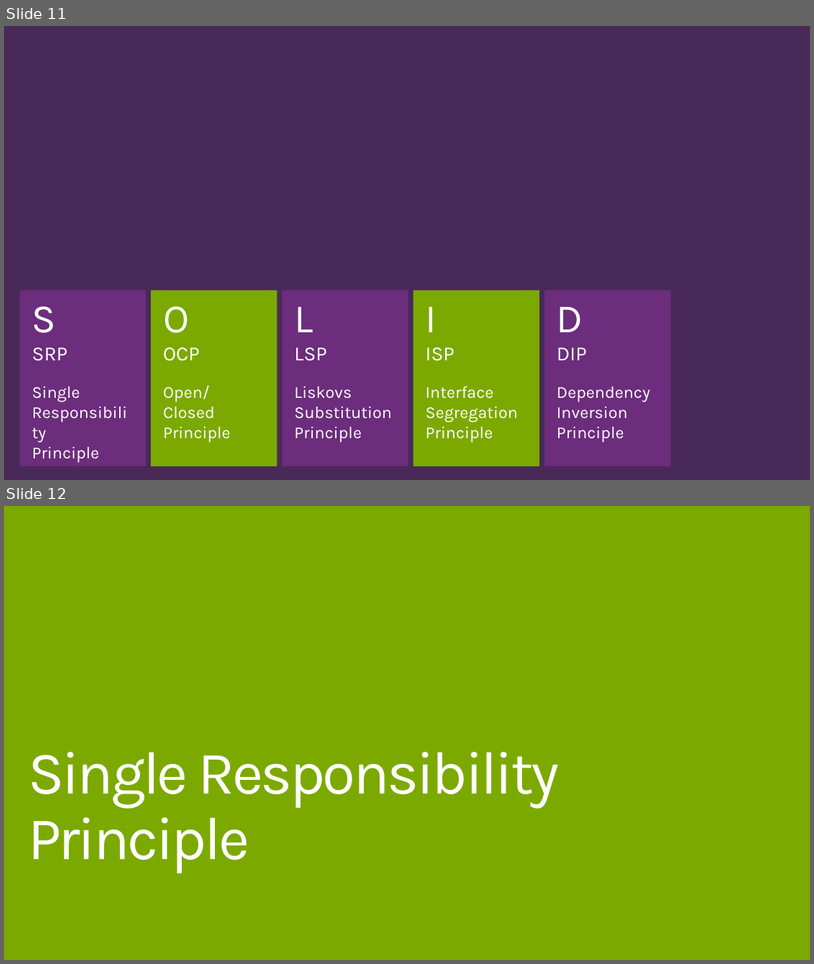
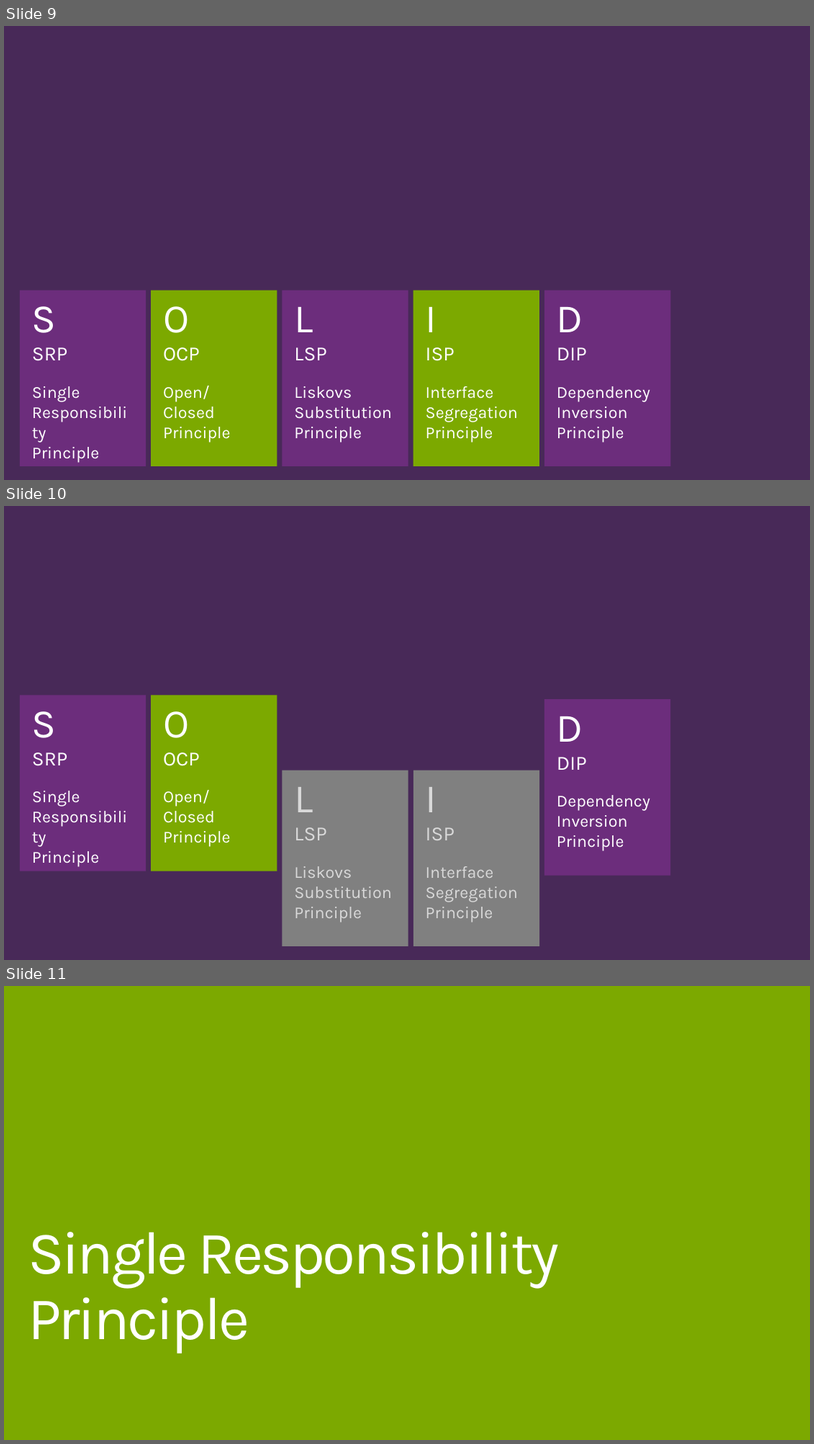
Before and after one commit to Burgyn/SOLID-Principles, a slide deck: SOLIDPrinciples4Kros.pptx. Shown one above the other, each under a label of ours: slides 11 and 12 before the commit, slides 9, 10 and 11 after it. The pictures are 814x964 and 814x1444 pixels, drawn with LibreOffice and Linux fonts; fonts in the diff are those of the drawing. Boxes give left, top, right and bottom in pixels: in the first picture for what was removed or moved away, otherwise in the second. Text is boxed around its words. In the diff, an @@ line names an element or a change of style, - is before the commit and + after.

```diff
--- a/SOLIDPrinciples4Kros.pptx
+++ b/SOLIDPrinciples4Kros.pptx
@@ slide 10 added at [4,506,810,960], background #482958 @@
@@ group added at [20,695,146,871]: 3 texts, 1 rectangle @@
+S
+SRP
+Single
+Responsibility
+Principle
@@ group added at [151,695,278,871]: 3 texts, 1 rectangle @@
+O
+OCP
+Open/Closed
+Principle
@@ group added at [545,699,671,875]: 3 texts, 1 rectangle @@
+D
+DIP
+Dependency
+Inversion
+Principle
@@ group added at [282,770,409,946]: 3 texts, 1 rectangle @@
+L
+LSP
+Liskovs
+Substitution
+Principle
@@ group added at [414,770,540,946]: 3 texts, 1 rectangle @@
+I
+ISP
+Interface
+Segregation
+Principle
@@ what was slide 11 is now slide 9 @@
@@ what was slide 12 is now slide 11 @@
```
Also in this commit, not shown: 3 slides changed, 3 other slides added, 14 slides removed, 1 other file.
